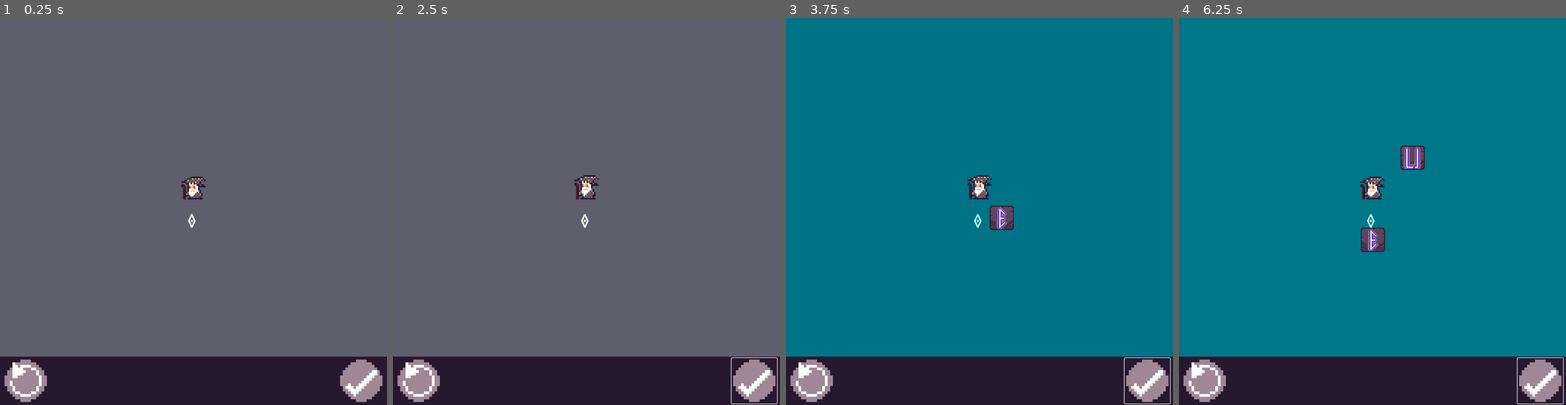
Above: before the commit, frames 1-4 (left to right).
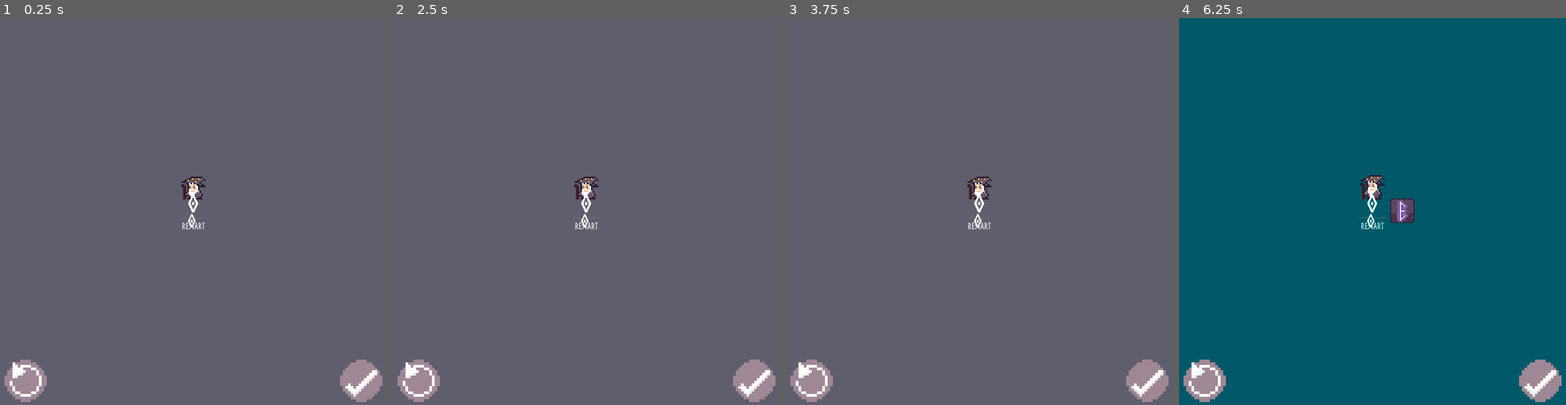
Above: after the commit, the same moments.

Repository: fourbytes/LD55
Game: Godot game, scene res://Main.tscn
Same seed, same stepped clock (60 frames per second), same inputs: the game is played once before the commit and once after it.
Inputs (mouse positions are in pixels of both pictures, inside the frame that each line leads up to):
- Up to frame 1 (0.25 s): no input
- Up to frame 2 (2.5 s): click (420, 381) at 0.5 s; click (752, 381) at 1.25 s; click (586, 226) at 2 s, where only the run after the commit has a clickable "Restart"
- Up to frame 3 (3.75 s): click (979, 226) at 2.75 s, where only the run after the commit has a clickable "Restart"; click (979, 226) at 3.5 s, where only the run after the commit has a clickable "Restart"
- Up to frame 4 (6.25 s): click (1538, 381) at 4.25 s; click (1538, 381) at 5 s; move the mouse to (1457, 192) at 5.77 s; click (1457, 192) at 5.85 s

The runs differ from the first frame. In frame 1, 11% of the frame differs, in the area x 0-100%, y 45-100%; in frame 2, 11%; in frame 3, 98%; in frame 4, 98%, in the area x 0-100%, y 0-100%.

Commit message:
add sound effects for right and wrong words

Diff:
--- a/Main.tscn
+++ b/Main.tscn
@@ -13,7 +13,11 @@
 [ext_resource type="AudioStream" uid="uid://bwwvru6dyifeb" path="res://assets/sounds/music/rhinoceros.mp3" id="11_x3jbt"]
 [ext_resource type="Script" path="res://scenes/Music.gd" id="12_qjuog"]
 [ext_resource type="PackedScene" uid="uid://bpunc8pumot2u" path="res://scenes/GameOver/GameOver.tscn" id="13_8alef"]
+[ext_resource type="AudioStream" uid="uid://3k5ebg8vro4o" path="res://assets/sounds/effects/Word Complete.wav" id="14_1o2rw"]
 [ext_resource type="FontFile" uid="uid://1yi50wv7ciot" path="res://assets/fonts/NorseBold-2Kge.otf" id="14_thghk"]
+[ext_resource type="AudioStream" uid="uid://dk40i4prmhk8m" path="res://assets/sounds/effects/Word Wrong.wav" id="15_20jy8"]
+[ext_resource type="Script" path="res://scenes/WordComplete.gd" id="15_hcild"]
+[ext_resource type="Script" path="res://scenes/WordWrong.gd" id="17_mo6eq"]
 
 [sub_resource type="Environment" id="Environment_f30or"]
 glow_enabled = true
@@ -82,8 +86,9 @@
 frame_progress = 0.0451895
 script = ExtResource("8_yl76f")
 
-[node name="AudioStreamPlayer" type="AudioStreamPlayer" parent="GameCanvas"]
+[node name="Music" type="AudioStreamPlayer" parent="GameCanvas"]
 stream = ExtResource("11_x3jbt")
+volume_db = -10.0
 autoplay = true
 script = ExtResource("12_qjuog")
 
@@ -98,6 +103,13 @@
 offset_right = 1016.0
 offset_bottom = 1020.0
 
+[node name="WordComplete" type="AudioStreamPlayer" parent="GameCanvas"]
+stream = ExtResource("14_1o2rw")
+script = ExtResource("15_hcild")
+
+[node name="WordWrong" type="AudioStreamPlayer" parent="GameCanvas"]
+stream = ExtResource("15_20jy8")
+script = ExtResource("17_mo6eq")
+
 [node name="GameOver" parent="." instance=ExtResource("13_8alef")]
-visible = false
 theme = SubResource("Theme_73bv1")
--- /dev/null
+++ b/scenes/GameOver.tscn
@@ -0,0 +1,21 @@
+[gd_scene format=3 uid="uid://c4nwpp4lxgbu1"]
+
+[node name="GameOver" type="Control"]
+layout_mode = 3
+anchors_preset = 0
+
+[node name="MarginContainer" type="MarginContainer" parent="."]
+layout_mode = 0
+offset_right = 40.0
+offset_bottom = 40.0
+
+[node name="VBoxContainer" type="VBoxContainer" parent="MarginContainer"]
+layout_mode = 2
+
+[node name="RestartButton" type="Button" parent="MarginContainer/VBoxContainer"]
+layout_mode = 2
+text = "Restart"
+
+[node name="ExitButton" type="Button" parent="MarginContainer/VBoxContainer"]
+layout_mode = 2
+text = "Exit"
--- a/scenes/GameSession/GameCanvas.tscn
+++ b/scenes/GameSession/GameCanvas.tscn
@@ -1,7 +1,7 @@
 [gd_scene load_steps=2 format=3 uid="uid://dsethylnjstt1"]
 
 [sub_resource type="GDScript" id="GDScript_juxvs"]
-script/source = "extends Node2D
+script/source = "extends Control
 
 
 # Called when the node enters the scene tree for the first time.
@@ -10,5 +10,11 @@
 
 "
 
-[node name="GameCanvas" type="Node2D"]
+[node name="GameCanvas" type="Control"]
+layout_mode = 3
+anchors_preset = 15
+anchor_right = 1.0
+anchor_bottom = 1.0
+grow_horizontal = 2
+grow_vertical = 2
 script = SubResource("GDScript_juxvs")
--- a/scenes/GameSession/LetterStage/LetterStage.tscn
+++ b/scenes/GameSession/LetterStage/LetterStage.tscn
@@ -1,14 +1,6 @@
-[gd_scene load_steps=3 format=3 uid="uid://cak0pwsoljhgd"]
+[gd_scene load_steps=2 format=3 uid="uid://cak0pwsoljhgd"]
 
 [ext_resource type="Script" path="res://scenes/GameSession/LetterStage/LetterStage.gd" id="1_1f04s"]
-[ext_resource type="Script" path="res://scenes/GameSession/LetterStage/ColorRect.gd" id="2_lf841"]
 
 [node name="LetterStage" type="Node2D"]
 script = ExtResource("1_1f04s")
-
-[node name="ColorRect" type="ColorRect" parent="."]
-offset_right = 40.0
-offset_bottom = 40.0
-mouse_filter = 2
-color = Color(0.156863, 0.0980392, 0.184314, 1)
-script = ExtResource("2_lf841")
--- /dev/null
+++ b/scenes/Vignette.gdshader
@@ -0,0 +1,12 @@
+shader_type canvas_item;
+
+uniform float alpha = 1.0;
+uniform float inner_radius = 0.0;
+uniform float outer_radius = 1.0;
+
+void fragment() {
+	float x = abs(UV.r-.5)*2.0;
+	float y = abs(UV.g-.5)*2.0;
+	float q = 1.0-(1.0-sqrt(x*x+y*y)/outer_radius)/(1.0-inner_radius);
+	COLOR = vec4(0, 0, 0, q*alpha);
+}
--- /dev/null
+++ b/scenes/WordComplete.gd
@@ -0,0 +1,9 @@
+extends AudioStreamPlayer
+
+
+# Called when the node enters the scene tree for the first time.
+func _ready():
+	Store.word_complete.connect(_on_word_complete)
+
+func _on_word_complete():
+	play()
--- /dev/null
+++ b/scenes/WordWrong.gd
@@ -0,0 +1,9 @@
+extends AudioStreamPlayer
+
+
+# Called when the node enters the scene tree for the first time.
+func _ready():
+	Store.word_wrong.connect(_on_word_wrong)
+
+func _on_word_wrong():
+	play()
--- a/store.gd
+++ b/store.gd
@@ -20,6 +20,8 @@
 signal score_changed(new_score)
 signal tiles_changed(new_tiles)
 signal selected_tiles_changed(new_tiles)
+signal word_complete()
+signal word_wrong()
 
 func increment_score(amount = 1):
 	score += amount
@@ -61,8 +63,10 @@
 	if detectWord.is_word_recognised(word):
 		delete_tiles(selected_tiles_clone)
 		increment_score(word_score_points*len(word))
+		word_complete.emit()
 	else:
-		print("DIDN'T RECOGNISE %s " % word)
+		word_wrong.emit()
+
 
 func reset_game():
 	selected_tiles = []
Not shown: 1 places in Main.tscn that only renumber resources
Not shown, added: assets/sounds/effects/Word Complete.wav.import
Not shown, added: assets/sounds/effects/Word Wrong.wav.import
Not shown, added: assets/sounds/effects/Word Complete.wav
Not shown, added: assets/sounds/effects/Word Wrong.wav
